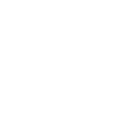
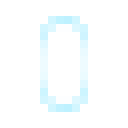
Before/after of a 128×128 layered artwork. What changed in the layer stack:
added layer "可視部分コピー" above "背景 コピー #1" over (40, 16, 88, 112)
hid "背景 コピー" over (40, 16, 88, 112)
